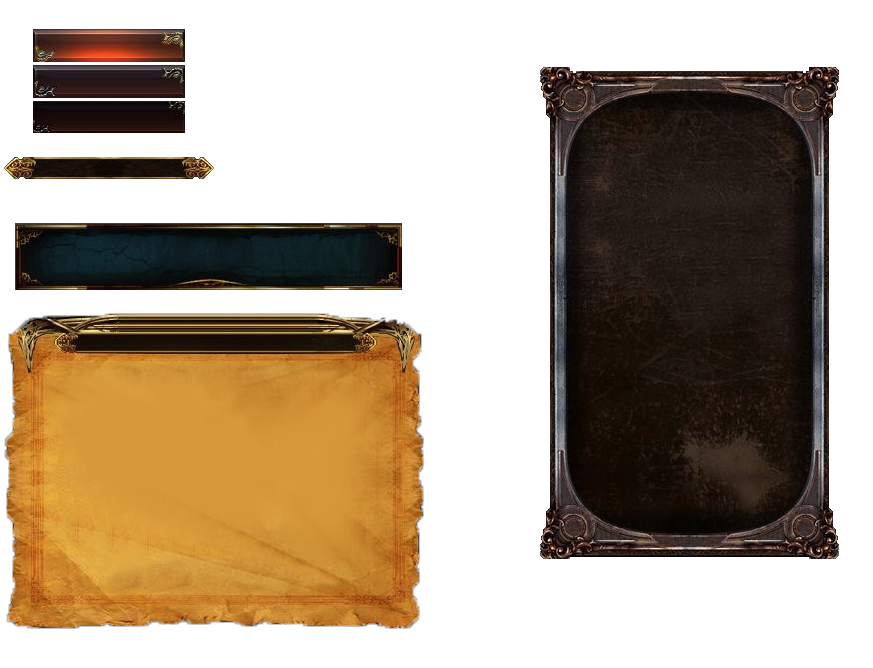
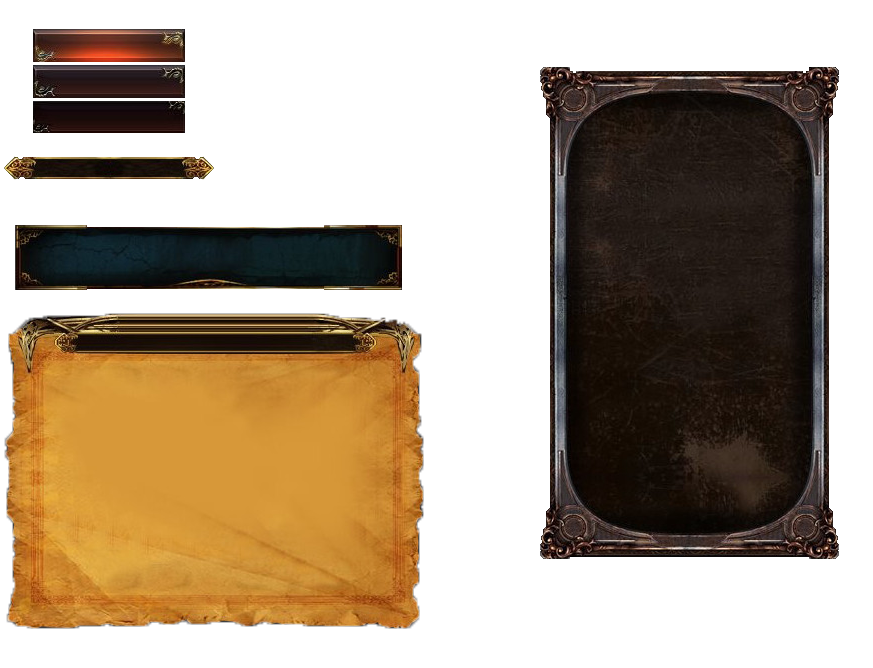
Revision of a layered w=873, h=668 image; what changed, layer by layer:
painted on "Layer 7" over [15, 223, 402, 290]
